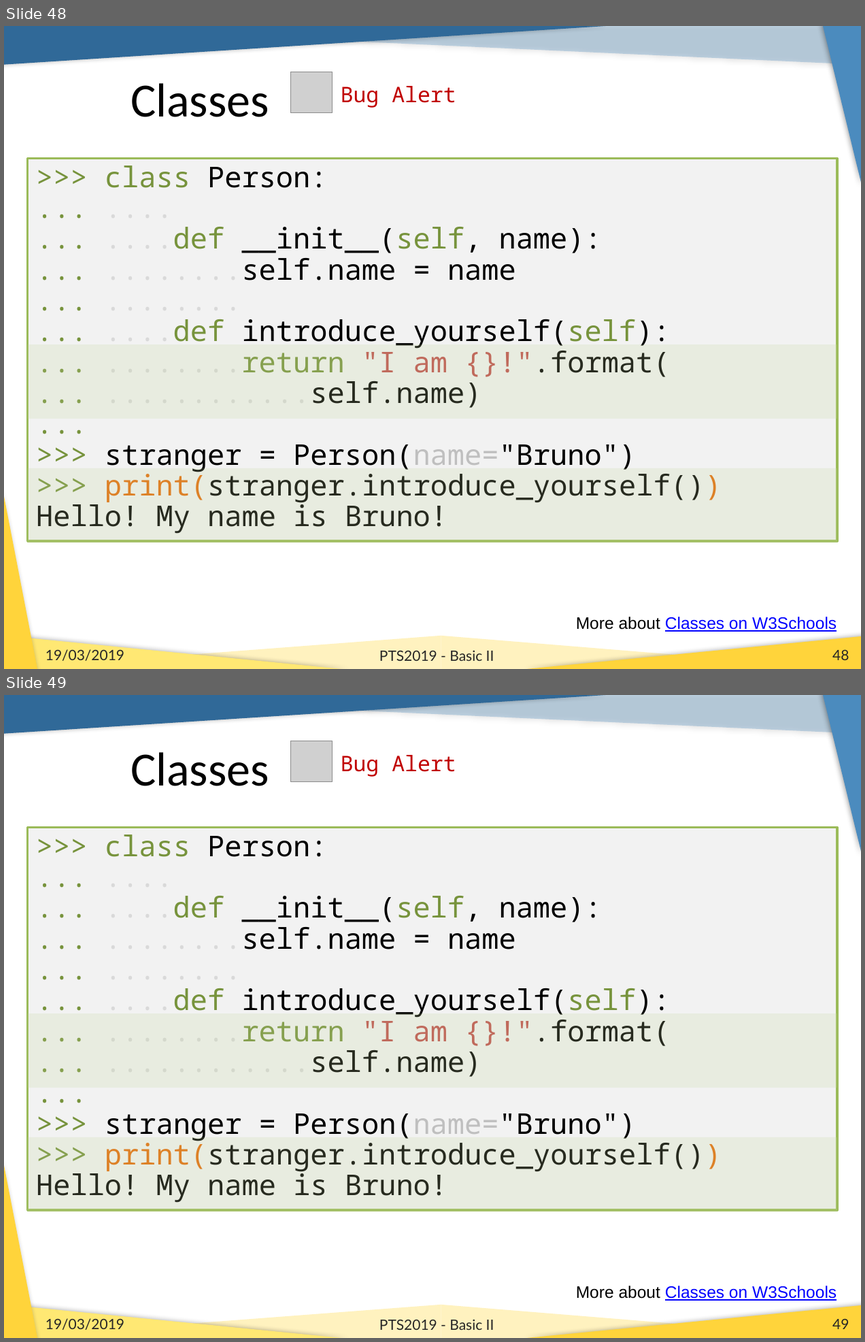
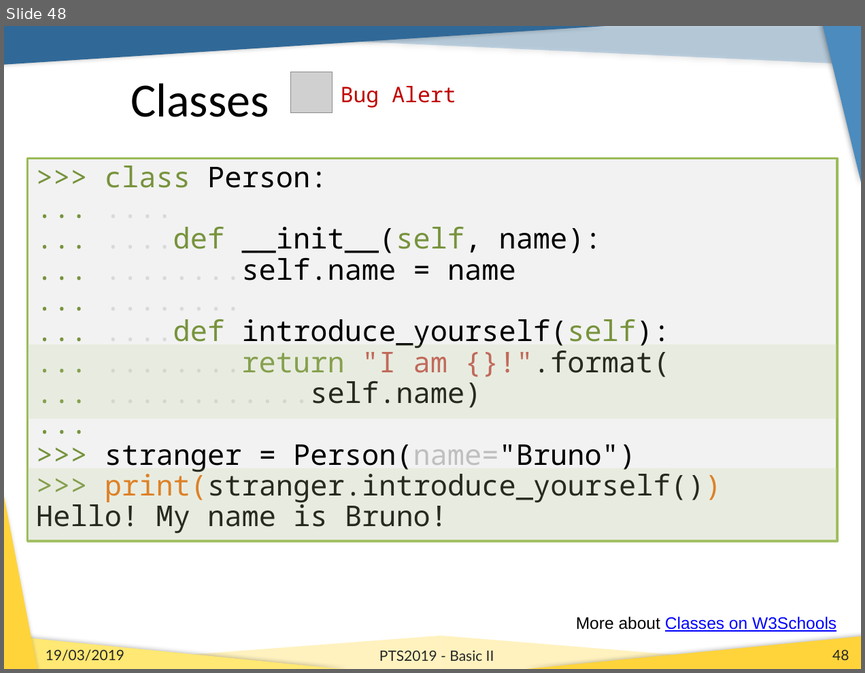
Before and after one commit to b1quint/Python-Tutorial-Series, a slide deck: Presentations/PTS2019_Basics_II.pptx. Shown one above the other, each under a label of ours: slides 48 and 49 before the commit, slide 48 after it. The pictures are 865x1342 and 865x673 pixels, drawn with LibreOffice and Linux fonts; fonts in the diff are those of the drawing; grey boxes stand for pictures; background and template pictures are left out. Boxes give left, top, right and bottom in pixels: in the first picture for what was removed or moved away, otherwise in the second. Text is boxed around its words. In the diff, an @@ line names an element or a change of style, - is before the commit and + after.

Commit message:
Minor fixes to PTS2019 - Basics II

```diff
--- a/Presentations/PTS2019_Basics_II.pptx
+++ b/Presentations/PTS2019_Basics_II.pptx
@@ slide 49 removed at (4, 695, 861, 1338), background #FFFFFF; not listed: 8 template elements that a slide beside it also shows @@
@@ title removed at (130, 752, 269, 786) @@
-Classes
@@ picture removed at (291, 741, 332, 781) @@
@@ text removed at (341, 755, 456, 777) @@
-Bug Alert
@@ rectangle removed at (28, 828, 838, 1210) @@
->>> class Person:
-... ....
-... ....def __init__(self, name):
-... ........self.name = name
-... ........
-... ....def introduce_yourself(self):
-... ........return "I am {}!".format(
-... ............self.name)
-...
->>> stranger = Person(name="Bruno")
->>> print(stranger.introduce_yourself())
-Hello! My name is Bruno!
@@ rectangle removed at (28, 1013, 838, 1087) @@
@@ rectangle removed at (28, 1137, 838, 1212) @@
@@ text removed at (576, 1285, 836, 1300) @@
-More about Classes on W3Schools
@@ text removed at (45, 1318, 124, 1329) @@
-19/03/2019
@@ text removed at (379, 1319, 494, 1329) @@
-PTS2019 - Basic II
@@ page number removed at (832, 1319, 849, 1329) @@
-49
```
Also in this commit, not shown: 5 slides changed, 1 other file.
